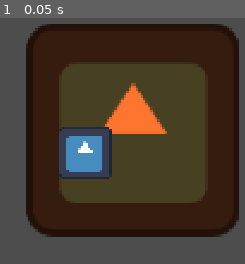
Above: before the commit, frame 1.
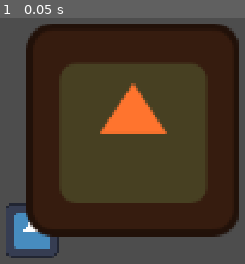
Above: after the commit, the same moment.

Repository: Zheltog/ghosty-gang
Game: Godot game, scene res://Scenes/Test/Dron/point_and_click_test.tscn
Same seed, same stepped clock (60 frames per second), same inputs: the game is played once before the commit and once after it. The project has no main scene, so this scene is started directly. The engine's default icon, where the game draws it, is replaced by a stand-in: a white triangle on a blue panel in a dark square.
Inputs:
- Up to frame 1 (0.05 s): no input

The runs differ from the first frame. In frame 1, 6.4% of the frame differs, in the area x 2-46%, y 44-98%.

Commit message:
press and pickup proress

Diff:
--- a/Files/_ObjectDescription/scene_items.json
+++ b/Files/_ObjectDescription/scene_items.json
@@ -7,6 +7,7 @@
 	},
 	"pepper" : {
 		"pickable" : true,
+		"pickup_time" : 2.0,
 		"equiped_immediately" : false,
 		"inventory_item" : "pepper"
 	}
--- a/Scenes/Test/Dron/point_and_click_test.tscn
+++ b/Scenes/Test/Dron/point_and_click_test.tscn
@@ -9,9 +9,15 @@
 script = ExtResource("1_77u46")
 scene_items = [NodePath("SceneItemUi"), NodePath("SceneItemUi2")]
 
+[node name="SceneItemUi" parent="SceneObjectManager" unique_id=807249126 instance=ExtResource("2_vdgpi")]
+position = Vector2(912, 680)
+intercation_type = 0
+
 [node name="SceneItemUi2" parent="SceneObjectManager" unique_id=1302362898 instance=ExtResource("2_vdgpi")]
 position = Vector2(1155, 439)
 scene_item_id = 1
+trigger_type = 0
+intercation_type = 1
 
 [node name="Sprite2D" parent="SceneObjectManager/SceneItemUi2" index="0" unique_id=651472278]
 self_modulate = Color(1, 0.45490196, 0.18039216, 1)
@@ -20,7 +26,4 @@
 [node name="CollisionPolygon2D" parent="SceneObjectManager/SceneItemUi2/Area2D" parent_id_path=PackedInt32Array(1302362898, 1221597601) index="0" unique_id=159129361]
 scale = Vector2(4, 4)
 
-[node name="SceneItemUi" parent="SceneObjectManager" unique_id=807249126 instance=ExtResource("2_vdgpi")]
-position = Vector2(1039, 494)
-
 [editable path="SceneObjectManager/SceneItemUi2"]
--- a/Scripts/Objects/SceneItems/GenerateSceneItems.gd
+++ b/Scripts/Objects/SceneItems/GenerateSceneItems.gd
@@ -71,6 +71,8 @@
 	]
 	if data.has("pickable"):
 		lines.append("\tpickable = %s" % _gdscript_literal(data["pickable"]))
+	if data.has("pickup_time"):
+		lines.append("\tpickup_time = %s" % _gdscript_literal(data["pickup_time"]))
 	if data.has("equiped_immediately"):
 		lines.append("\tequiped_immediately = %s" % _gdscript_literal(data["equiped_immediately"]))
 	if data.has("inventory_item") and str(data["inventory_item"]) != "":
--- a/Scripts/Objects/SceneItems/SceneItemBase.gd
+++ b/Scripts/Objects/SceneItems/SceneItemBase.gd
@@ -9,16 +9,5 @@
 # path to json with ink story, which happens if you press look at the object
 var ink_story_view : String
 
-enum INTERACTION_TYPE {
-	LOOK,
-	TAKE,
-	NONE
-}
-
-# TODO: will probably update this logic. It can also be overriden for specific objects
-func get_interaction_type() -> INTERACTION_TYPE:
-	if ink_story_view:
-		return INTERACTION_TYPE.LOOK
-	elif pickable:
-		return INTERACTION_TYPE.TAKE
-	return INTERACTION_TYPE.NONE
+func press() -> SceneItemPressResult:
+	return SceneItemPressResult.new()
--- /dev/null
+++ b/Scripts/Objects/SceneItems/SceneItemPressResult.gd
@@ -0,0 +1,10 @@
+class_name SceneItemPressResult
+extends Object
+
+enum TYPE {
+	DIALOG,
+	ADD_ITEM,
+	NONE
+}
+var data
+var type : TYPE = TYPE.NONE
--- a/Scripts/UI/PointAndClickScenes/SceneItemUI.gd
+++ b/Scripts/UI/PointAndClickScenes/SceneItemUI.gd
@@ -1,7 +1,24 @@
 class_name SceneItemUI
-extends Node
+extends Node2D
+
+enum TRIGGER_TYPE {
+	HOLD,
+	PRESS
+}
+
+enum INTERACTION_TYPE {
+	LOOK,
+	TAKE,
+	NONE
+}
 
 @export var scene_item_id : SceneItemGenerator.SCENE_ITEM
+@export_category("Interaction Settings")
+@export var trigger_type : TRIGGER_TYPE = TRIGGER_TYPE.PRESS
+@export var intercation_type : INTERACTION_TYPE = INTERACTION_TYPE.NONE
+# only used if trigger_type is hold
+@export var hold_time : float = 1.0
+@export var remove_progress_on_release : bool = true
 
 @onready var _area_2d: Area2D = $Area2D
 
@@ -10,15 +27,60 @@
 func set_scene_object_manager(scene_object_manager : SceneObjectsManager) -> void:
 	_scene_object_manager = scene_object_manager
 
+var _pickup_progress : float = 0.0
+func get_pickup_time() -> float:
+	return _scene_item.pickup_time
+
 func _ready() -> void:
 	_scene_item = SceneItemGenerator.generate(scene_item_id)
 	_area_2d.mouse_entered.connect(_on_mouse_entered)
 	_area_2d.mouse_exited.connect(_on_mouse_exited)
+	_area_2d.input_event.connect(_on_input_event)
+	release()
+
+var _pressed : bool = false
+
+func _process(delta : float) -> void:
+	if not Input.is_mouse_button_pressed(MOUSE_BUTTON_LEFT):
+		release()
+		return
+	if _pressed:
+		_pickup_progress += delta
+		if _pickup_progress > hold_time:
+			press_item()
+		update_hold_animation()
+
+func update_hold_animation() -> void:
+	#TODO:
+	print(_pickup_progress)
+
+func press_ui() -> void:
+	match trigger_type:
+		TRIGGER_TYPE.PRESS:
+			press_item()
+		TRIGGER_TYPE.HOLD:
+			_pressed = true
+			set_process(true)
+
+func release() -> void:
+	_pressed = false
+	if remove_progress_on_release:
+		_pickup_progress = 0.0
+	set_process(false)
+
+func press_item() -> void:
+	#TODO: pass currently equiped item to press
+	var press_result = _scene_item.press()
+	_scene_object_manager.process_press_result(press_result)
 
 func _on_mouse_entered() -> void:
-	# getting every time since interacation type might change
-	var intercation_type = _scene_item.get_interaction_type()
-	_scene_object_manager.highlight_item(self, intercation_type)
+	_scene_object_manager.highlight_item(self)
 
 func _on_mouse_exited() -> void:
+	if _pressed:
+		release()
 	_scene_object_manager.unhighlight_item(self)
+
+func _on_input_event(_viewport: Node, event: InputEvent, _shape_idx: int) -> void:
+	if event is InputEventMouseButton and event.button_index == MOUSE_BUTTON_LEFT and event.pressed:
+		_scene_object_manager.item_pressed(self)
--- a/Scripts/UI/PointAndClickScenes/SceneObjectsManager.gd
+++ b/Scripts/UI/PointAndClickScenes/SceneObjectsManager.gd
@@ -8,36 +8,50 @@
 	for item in scene_items:
 		item.set_scene_object_manager(self)
 
-class ItemWithIntType:
-	var item: SceneItemUI
-	var interaction_type: SceneItemBase.INTERACTION_TYPE
+func item_pressed(item : SceneItemUI) -> void:
+	if _highlighted_items.is_empty() or _highlighted_items[0] != item:
+		return
+	item.press_ui()
 
 # используем массив из-за того, что объекты могут соприкасаться или лежать один в другом.
-var _highlighted_items : Array[ItemWithIntType]
-func highlight_item(item: SceneItemUI, interaction : SceneItemBase.INTERACTION_TYPE) -> void:
-	var item_with_int_type = ItemWithIntType.new()
-	item_with_int_type.item = item
-	item_with_int_type.interaction_type = interaction
-	_highlighted_items.insert(0, item_with_int_type)
+# [0] — самый верхний спрайт под курсором (z_index, затем порядок в дереве).
+var _highlighted_items : Array[SceneItemUI]
+func highlight_item(item: SceneItemUI) -> void:
+	var insert_at := _highlighted_items.size()
+	for i in _highlighted_items.size():
+		if _is_in_front_of(item, _highlighted_items[i]):
+			insert_at = i
+			break
+	_highlighted_items.insert(insert_at, item)
 	update_mouse_cursor()
+
+func _is_in_front_of(a: SceneItemUI, b: SceneItemUI) -> bool:
+	if a.z_index != b.z_index:
+		return a.z_index > b.z_index
+	return a.is_greater_than(b)
 
 func unhighlight_item(item: SceneItemUI) -> void:
 	for i in range(_highlighted_items.size()):
-		if _highlighted_items[i].item == item:
+		if _highlighted_items[i] == item:
 			_highlighted_items.remove_at(i)
 			break
 	update_mouse_cursor()
+
+func process_press_result(result : SceneItemPressResult) -> void:
+	#TODO:
+	print('pressed')
+	pass
 
 func update_mouse_cursor() -> void:
 	if _highlighted_items.size() == 0:
 		MouseUi.set_mouse_icon(MouseUI.MOUSE_ICON.CURSOR)
 	else:
-		MouseUi.set_mouse_icon(get_mouse_icon_by_intercation_type(_highlighted_items[0].interaction_type))
+		MouseUi.set_mouse_icon(get_mouse_icon_by_intercation_type(_highlighted_items[0].intercation_type))
 
-func get_mouse_icon_by_intercation_type(intercation : SceneItemBase.INTERACTION_TYPE) -> MouseUI.MOUSE_ICON:
+func get_mouse_icon_by_intercation_type(intercation : SceneItemUI.INTERACTION_TYPE) -> MouseUI.MOUSE_ICON:
 	match intercation:
-		SceneItemBase.INTERACTION_TYPE.LOOK:
+		SceneItemUI.INTERACTION_TYPE.LOOK:
 			return MouseUI.MOUSE_ICON.EYE
-		SceneItemBase.INTERACTION_TYPE.TAKE:
+		SceneItemUI.INTERACTION_TYPE.TAKE:
 			return MouseUI.MOUSE_ICON.HAND
 	return MouseUI.MOUSE_ICON.CURSOR
Binary file changed: Assets/Sprites/UI/MouseIcons/mouse_cursor.png
Not shown, added: Scripts/Objects/SceneItems/SceneItemPressResult.gd.uid
